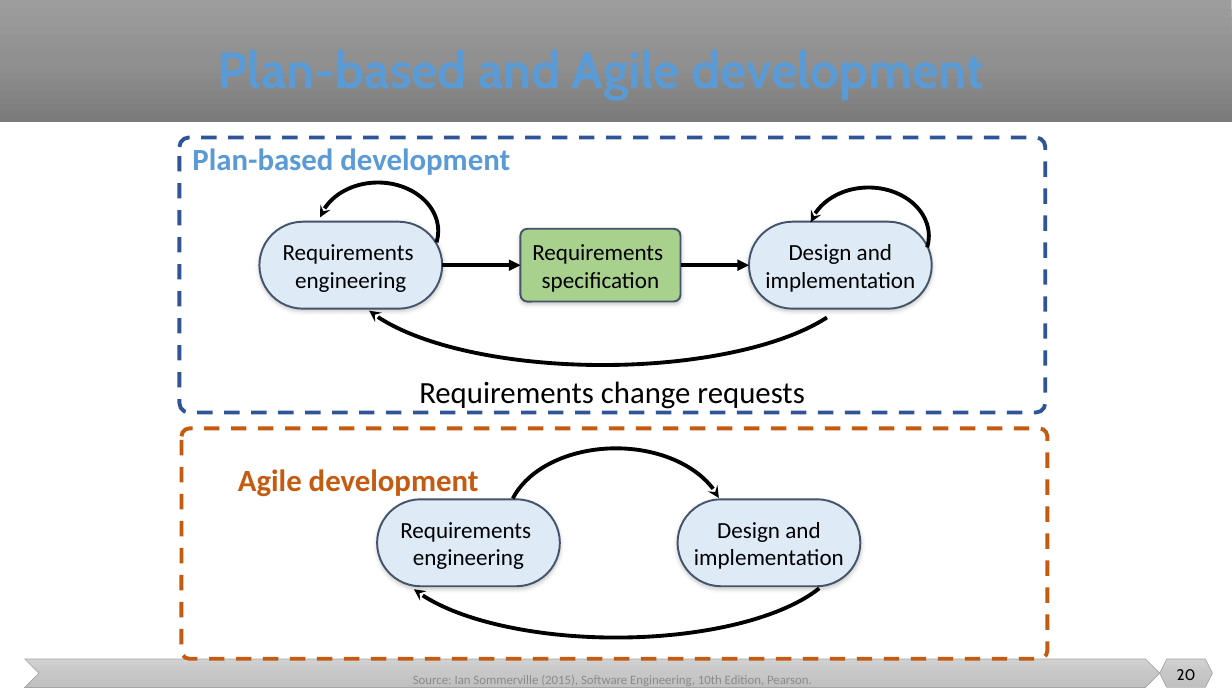
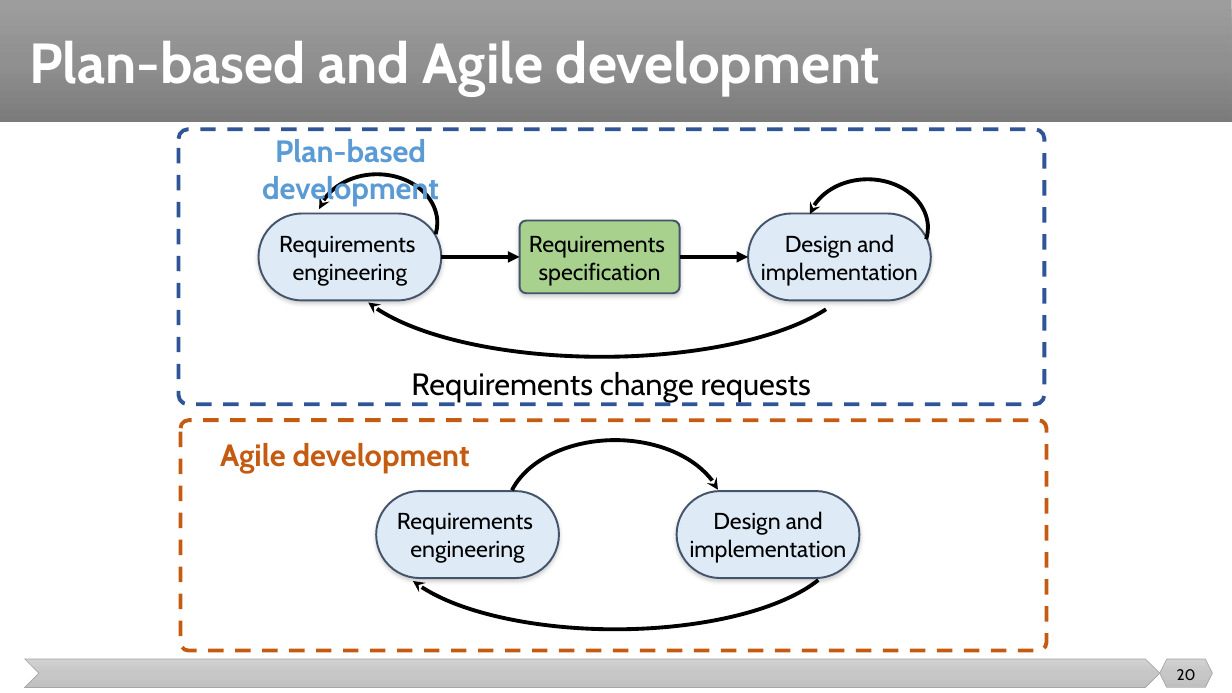
Before and after one commit to malenezi/malenezi, a slide deck: slide 20 of SE423/Lectures/2-Software Engineering/Software Engineering.pptx. Drawn at 1232x693 pixels with LibreOffice and Linux fonts; fonts in the diff are those of the drawing. Boxes give left, top, right and bottom in pixels: in the first picture for what was removed or moved away, otherwise in the second. Text is boxed around its words. In the diff, an @@ line names an element or a change of style, - is before the commit and + after.

```diff
--- a/SE423/Lectures/2-Software Engineering/Software Engineering.pptx
+++ b/SE423/Lectures/2-Software Engineering/Software Engineering.pptx
@@ title added at (29,41,880,96), 44 pt, text #FFFFFF, bold @@
+Plan-based and Agile development
@@ text "Plan-based development": place and size @@
-text "Plan-based development" at (192,148,510,175)
+text "Plan-based development" at (262,139,439,206)
@@ text "Requirements change requests": place and size @@
-text "Requirements change requests" at (419,381,804,411)
+text "Requirements change requests" at (411,372,811,402)
@@ 7 rounded rectangles, 5 arc (boxed as its full ellipse)s, 2 arrows: place and size @@
-7 rounded rectangles, 5 arc (boxed as its full ellipse)s, 2 arrows at (179,138,1047,659)
+7 rounded rectangles, 5 arc (boxed as its full ellipse)s, 2 arrows at (178,129,1046,651)
@@ font Calibri to Cabin in 8 elements at (519,221,679,294), (749,213,932,300), (259,213,442,300), (376,491,559,578), (677,491,860,578), (262,139,439,206), (411,372,811,402), (220,443,470,473) @@
@@ text "Agile development": place and size @@
-text "Agile development" at (238,469,479,499)
+text "Agile development" at (220,443,470,473)
@@ text removed at (413,675,812,689) @@
-Source: Ian Sommerville (2015), Software Engineering, 10th Edition, Pearson.
```
Also in this commit, not shown: 62 other slides changed, 1 slide added, 6 slides removed, 1 other file.
